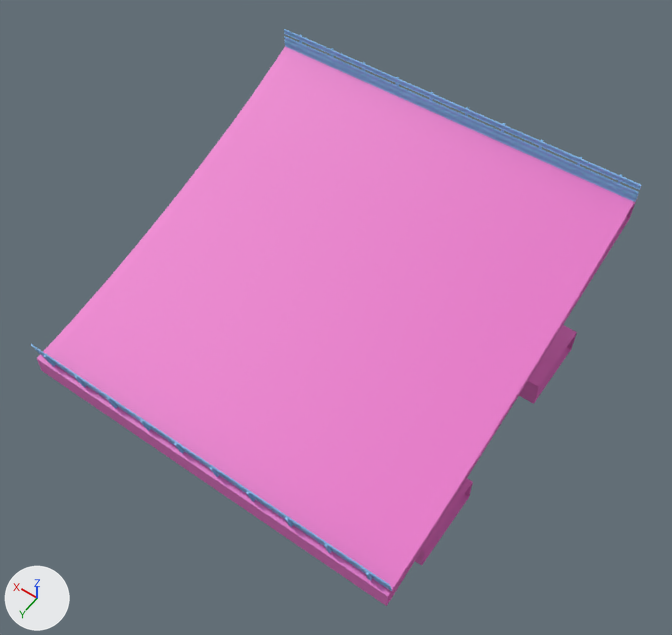
Two versions of the FBX model Gamen't/Assets/Warner/Road/FBX/RoadBanked.fbx, one commit apart.
Both versions are drawn from a 50 mm camera at (-16.5, 22.7, 36.1) aimed at (-0.8, 0.7, 1.5). The lights are fixed; the arrows at lower left show +X, +Y and +Z. Where no turn or scale is listed for an object, it has been applied to the vertices.

The scene before the commit, as lines of its bpy script (objects in view):
```python
me_plane_027 = bpy.data.meshes.new('Plane.027')
me_plane_027.from_pydata(...)  # 70 vertices, 35 faces; spans x -10.0..10.0, y -10.0..10.0, z -2.4..6.0
me_plane_027.materials.append(mat_roadbanked)  # pink #e774c8
# before: 0 (-10.0, -10.0, 6.0) at pixel (636, 198), 1 (-10.0, 10.0, 0.0) at pixel (387, 596), 12 (-10.0, -6.9, 4.6) at pixel (600, 259), 18 (-10.0, 7.6, 0.4) at pixel (420, 546), 19 (10.0, -10.0, 6.0)
# before: 20 (10.0, 10.0, 0.0) at pixel (36, 358), 31 (10.0, -6.9, 4.6) at pixel (253, 93), 37 (10.0, 7.6, 0.4) at pixel (71, 321)
me_plane_037 = bpy.data.meshes.new('Plane.037')
me_plane_037.from_pydata(...)  # 1024 vertices, 970 faces; spans x -10.0..10.0, y -10.0..10.1, z 0.0..7.0
me_plane_037.materials.append(mat_railingbanked)  # blue #7eb6e7
ob_raillingbanked = bpy.data.objects.new('RaillingBanked', me_plane_037)
ob_raillingbanked.location = (0.0, 0.0, 0.0)
ob_roadbanked = bpy.data.objects.new('RoadBanked', me_plane_027)
ob_roadbanked.location = (0.0, 0.0, 0.0)
```
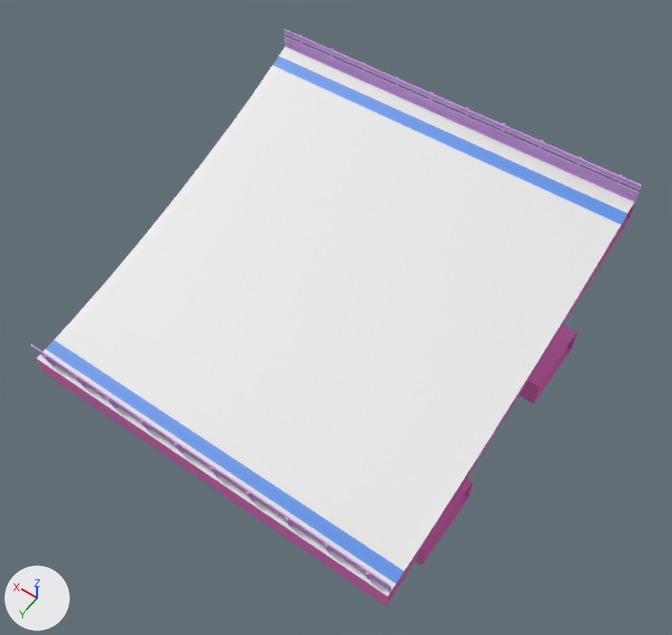
Pixel boxes [x1, y1, x2, y2] of what changed, in the pictures (672 x 635 px):
'RaillingBanked', recoloured (blue to purple)
    both: [31, 29, 641, 591]
part 1 of me_plane_027, built on
    both: [37, 46, 634, 596]
part 2 of me_plane_027, recoloured (pink to white)
    both: [71, 94, 601, 547]

What the commit changed:
Material 'Zjilijn' (mat_zjilijn) is new.
Its base color is (0.102, 0.288, 0.8) (blue #5a92e7).
Material 'Road' (mat_road) is new.
Its base color is (0.8, 0.8, 0.8) (white #e7e7e7).
Material 'Railling' (mat_railling) is new.
Its base color is (0.614, 0.333, 0.8) (purple #ce9ce7).
me_plane_037 has 1024 vertices, 970 faces and spans x -10.0..10.0, y -10.0..10.1, z 0.0..7.0.
me_plane_037 no longer uses material mat_railingbanked (blue #7eb6e7).
me_plane_037 now uses material mat_railling (purple #ce9ce7).
me_plane_027 is used by ob_roadbanked; location (0.0, 0.0, 0.0).
Verts and faces of me_plane_027; kept vertices keep their numbers, new ones are numbered from 70.
me_plane_027 had 70 vertices, 35 faces and spanned x -10.0..10.0, y -10.0..10.0, z -2.4..6.0.
me_plane_027 now has 78 vertices, 39 faces and spans x -10.0..10.0, y -10.0..10.0, z -2.4..6.0.
Part 1, on me_plane_027:
Faces deleted: (0, 19, 31, 12), (1, 18, 37, 20).
New vertex 70 is at (-10.0, -9.2, 5.7), pixel (627, 213).
New vertex 71 is at (-10.0, -8.7, 5.4), pixel (621, 224).
New vertex 72 is at (-10.0, 8.8, 0.2), pixel (404, 571).
New vertex 73 is at (-10.0, 9.4, 0.1), pixel (396, 583).
New vertices 74 to 77 stand at vertices 70 to 73, in that order, plus (20.0, 0.0, 0.0).
New faces: (70, 74, 75, 71), (72, 76, 77, 73) (mat_zjilijn (blue #5a92e7)).
New faces: (12, 71, 75, 31), (0, 19, 74, 70), (18, 37, 76, 72), (1, 73, 77, 20) (mat_road (white #e7e7e7)).
me_plane_027 part 2: 6 faces spanning x -10.0..10.0, y -6.9..7.6, z 0.4..4.6 switch from mat_roadbanked (pink #e774c8) to mat_road (white #e7e7e7).
me_plane_027 now uses material mat_zjilijn (blue #5a92e7).
